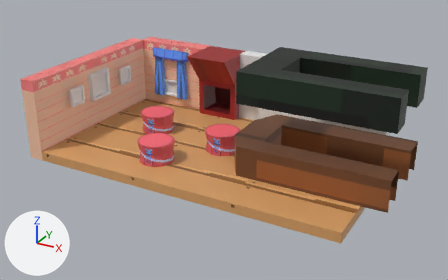
Before and after pictures for a commit that changed the Blender file Assets/Art/Models/Environment/Cafe/cafe_environment_blockout.blend.
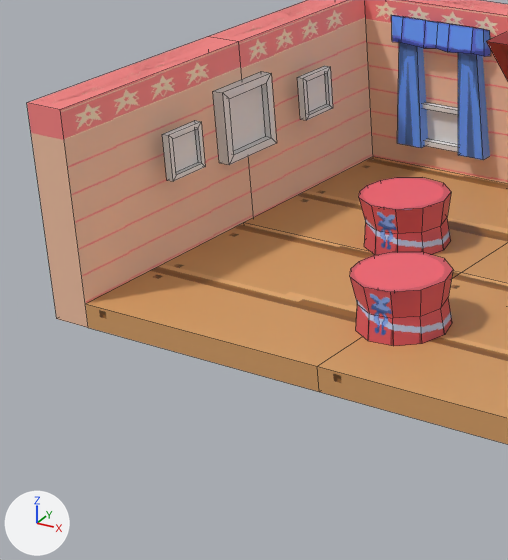
Each version is shown whole from a camera (50 mm lens) standing at (27.32, -37.42, 17.59) and looking at (8.52, -3.23, 0.49), then close up on the part from 2% to 43% of the width and 15% to 87% of the height. The axes (+X, +Y, +Z) are drawn at lower left. The lights are the same throughout. The close-ups show mesh edges as thin lines.

Names of what the first close-up shows: 'curtains', 'curtains.001', 'floor.002', 'floor.003', 'floor.004', 'picture_on_wall', 'picture_on_wall.001', 'picture_on_wall.002', 'table', 'table.001', 'wall_module', 'wall_module.001', 'wall_module.002'.
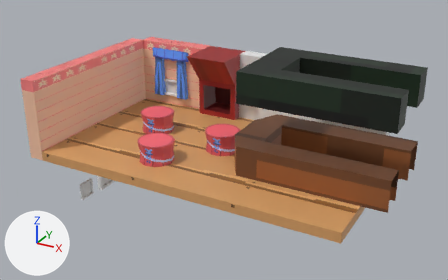
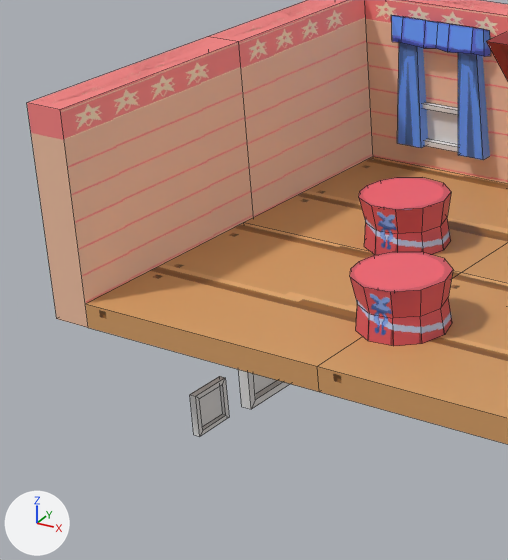
Pixel boxes [x1, y1, x2, y2] of what changed, in the close-ups (508 x 560 px):
'picture_on_wall', moved: before [213, 72, 276, 165]; after [238, 370, 289, 409]
'picture_on_wall.001', moved: before [162, 121, 205, 181]; after [190, 376, 229, 436]
'picture_on_wall.002', moved (not visible afterwards): before [297, 66, 333, 120]

The edits, one by one:
Object 'picture_on_wall' (ob_picture_on_wall) moves from (-1.1, -3.38, 2.85) to (-1.1, -3.38, -4.51).
Object 'picture_on_wall.001' (ob_picture_on_wall_001) moves from (-1.1, -6.21, 2.85) to (-1.1, -6.21, -4.51).
Object 'picture_on_wall.002' (ob_picture_on_wall_002) moves from (-1.1, -0.72, 2.85) to (-1.1, -0.72, -4.51).
